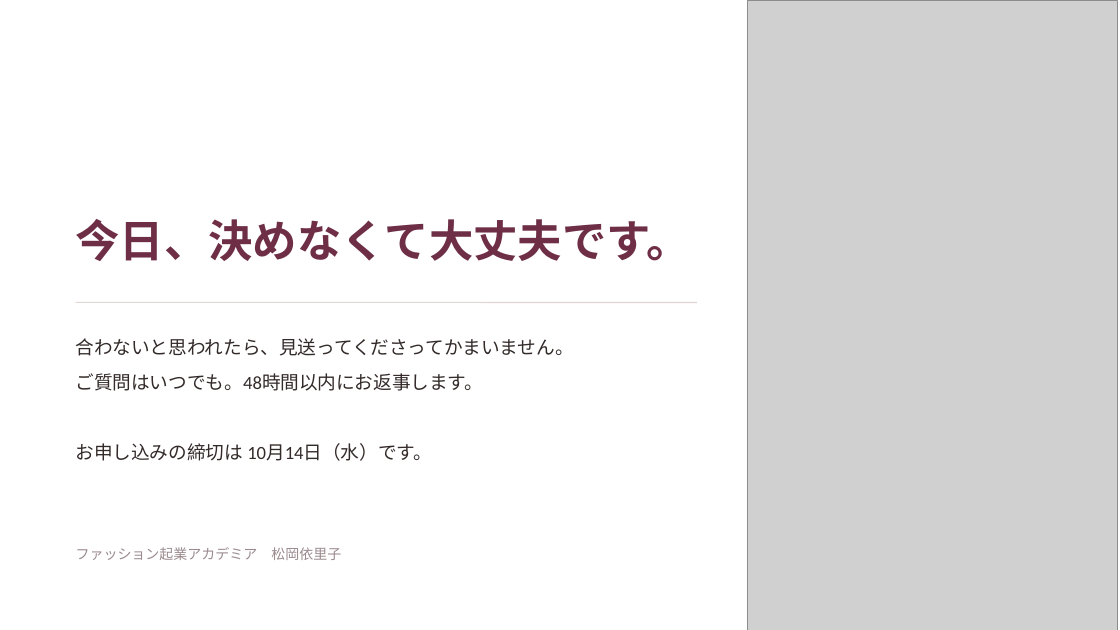
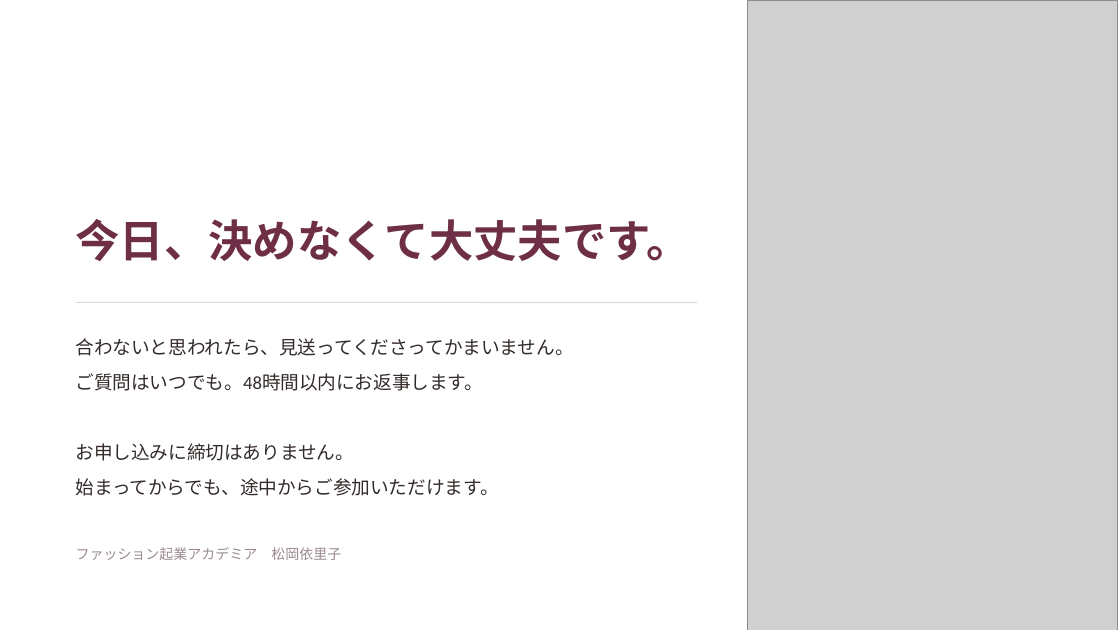
Before and after one commit to fashio17/potential-lamp, a slide deck: slide 26 of 運用/説明会/説明会_3コース_2026年10月期_v2.pptx. Drawn at 1120x630 pixels with LibreOffice and Linux fonts; fonts in the diff are those of the drawing; grey boxes stand for pictures. Boxes give left, top, right and bottom in pixels: in the first picture for what was removed or moved away, otherwise in the second. Text is boxed around its words. In the diff, an @@ line names an element or a change of style, - is before the commit and + after.

```diff
--- a/運用/説明会/説明会_3コース_2026年10月期_v2.pptx
+++ b/運用/説明会/説明会_3コース_2026年10月期_v2.pptx
@@ text at [76, 443, 499, 496]: text changed @@
-お申し込みの締切は 10月14日（水）です。
+お申し込みに締切はありません。
+始まってからでも、途中からご参加いただけます。
```
Also in this commit, not shown: 1 other slide changed, 5 other files.
